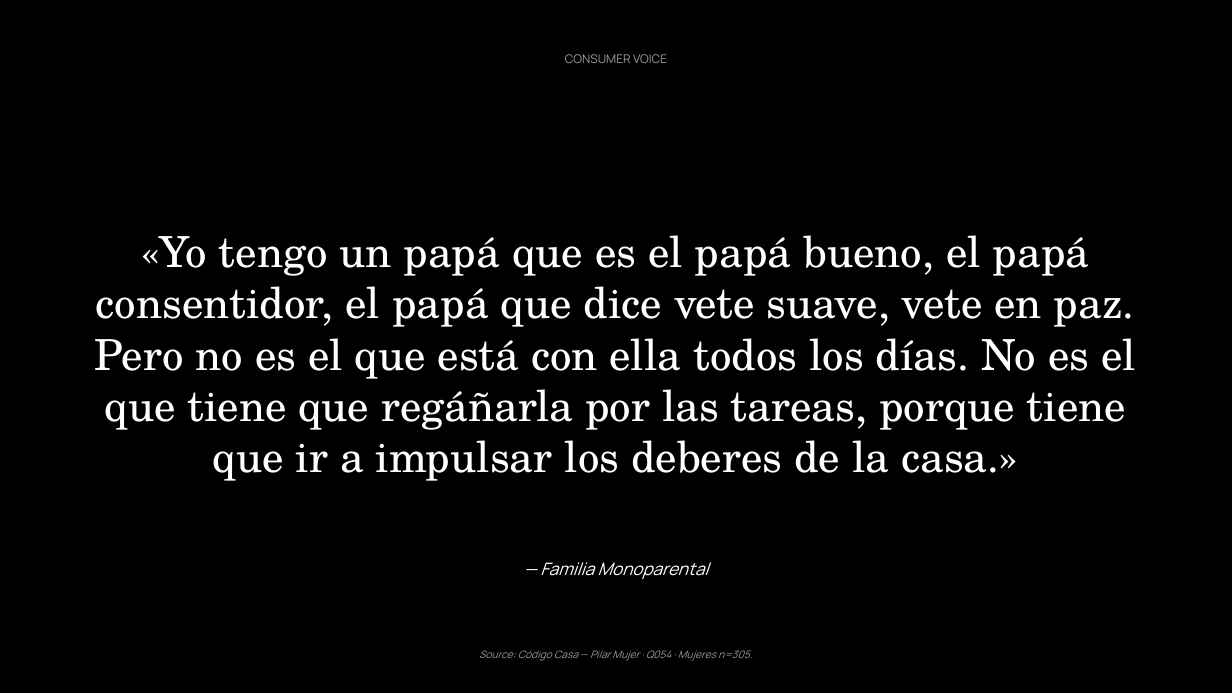
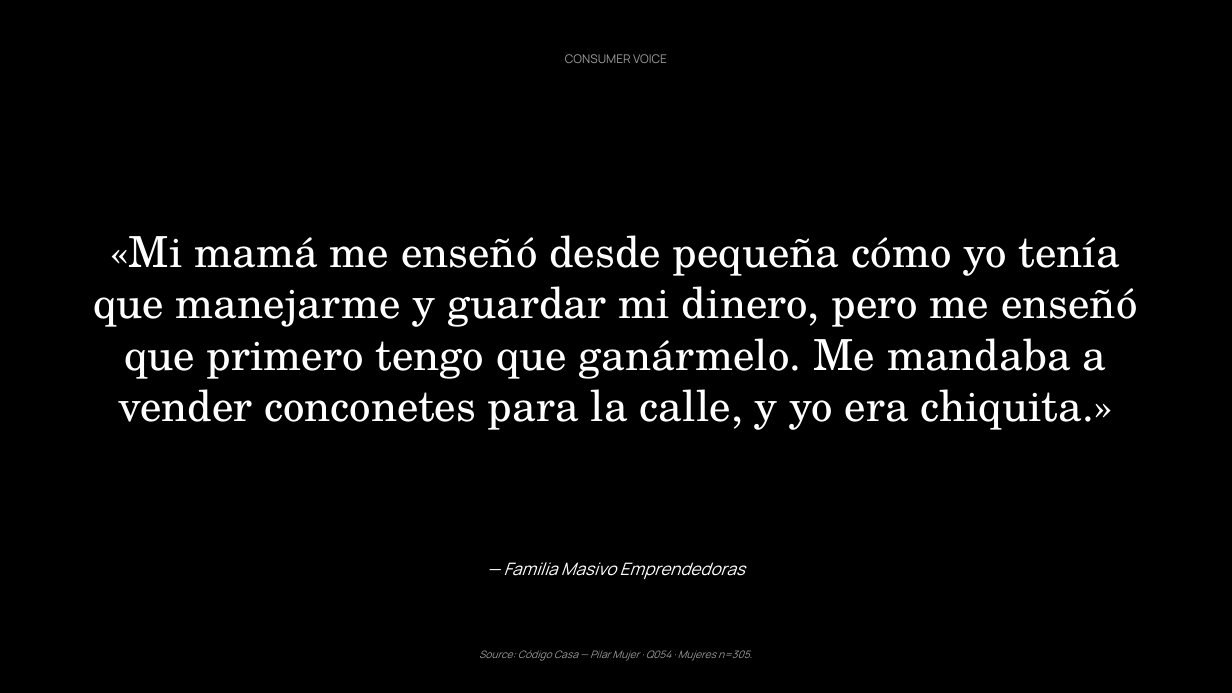
Before and after one commit to jeremyninja/c-digocasa-cerebro, a slide deck: slide 3 of Agentes Hallazgos/mujer-v3-deck-flat.pptx. Drawn at 1232x693 pixels with LibreOffice and Linux fonts; fonts in the diff are those of the drawing. Boxes give left, top, right and bottom in pixels: in the first picture for what was removed or moved away, otherwise in the second. Text is boxed around its words. In the diff, an @@ line names an element or a change of style, - is before the commit and + after.

```diff
--- a/Agentes Hallazgos/mujer-v3-deck-flat.pptx
+++ b/Agentes Hallazgos/mujer-v3-deck-flat.pptx
@@ text at (93, 235, 1137, 430): text changed @@
-«Yo tengo un papá que es el papá bueno, el papá consentidor, el papá que dice vete suave, vete en paz. Pero no es el que está con ella todos los días. No es el que tiene que regáñarla por las tareas, porque tiene que ir a impulsar los deberes de la casa.»
+«Mi mamá me enseñó desde pequeña cómo yo tenía que manejarme y guardar mi dinero, pero me enseñó que primero tengo que ganármelo. Me mandaba a vender conconetes para la calle, y yo era chiquita.»
@@ text at (504, 562, 745, 579): text changed @@
-— Familia Monoparental
+— Familia Masivo Emprendedoras
```
Also in this commit, not shown: 8 other slides changed, 1 other file.
